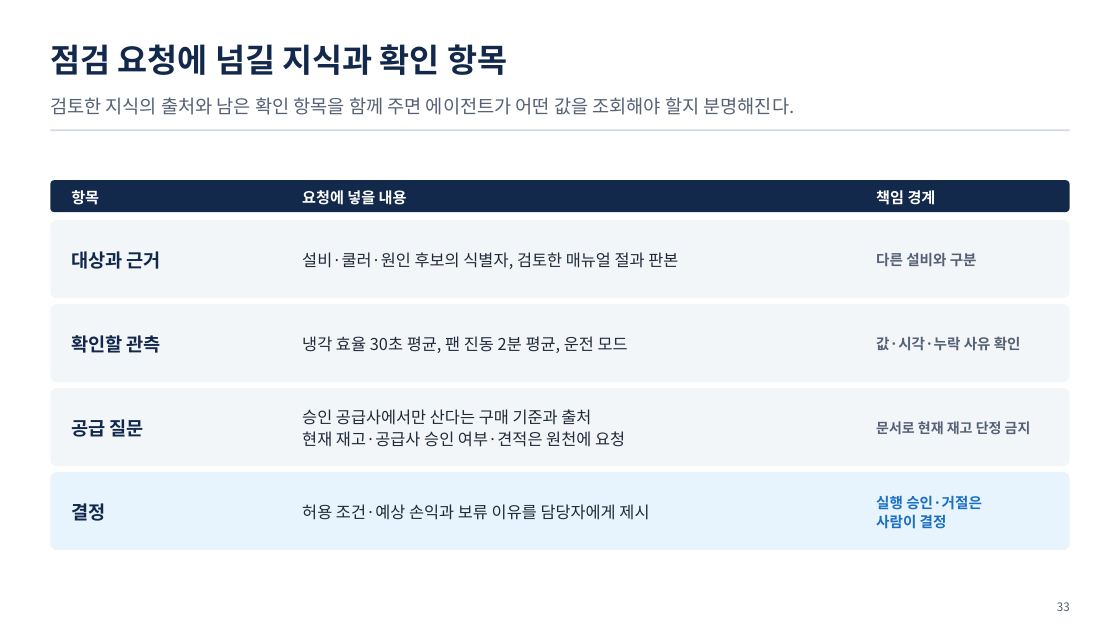
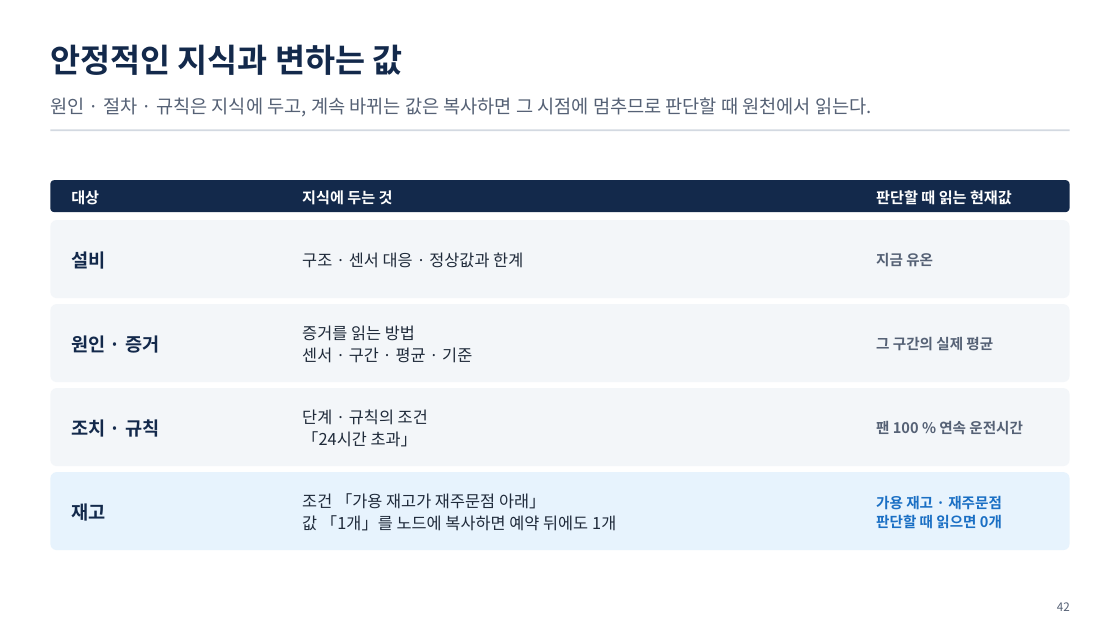
Before and after one commit to uengine-oss/hyd-iot-edu, a slide deck: slide 42 of workspace/강의제작/산출물/실전반/이론_오프라인/03회차/실전반_오프라인_03회차.pptx (slide 33 before the commit). Drawn at 1120x630 pixels with LibreOffice and Linux fonts; fonts in the diff are those of the drawing. Boxes give left, top, right and bottom in pixels: in the first picture for what was removed or moved away, otherwise in the second. Text is boxed around its words. In the diff, an @@ line names an element or a change of style, - is before the commit and + after.

```diff
--- a/workspace/강의제작/산출물/실전반/이론_오프라인/03회차/실전반_오프라인_03회차.pptx
+++ b/workspace/강의제작/산출물/실전반/이론_오프라인/03회차/실전반_오프라인_03회차.pptx
@@ text at bbox=[50, 44, 403, 75]: text changed @@
-점검 요청에 넘길 지식과 확인 항목
+안정적인 지식과 변하는 값
@@ text at bbox=[50, 97, 872, 117]: text changed @@
-검토한 지식의 출처와 남은 확인 항목을 함께 주면 에이전트가 어떤 값을 조회해야 할지 분명해진다.
+원인 · 절차 · 규칙은 지식에 두고, 계속 바뀌는 값은 복사하면 그 시점에 멈추므로 판단할 때 원천에서 읽는다.
@@ text at bbox=[71, 190, 99, 205]: text changed @@
-항목
+대상
@@ text at bbox=[302, 190, 393, 205]: text changed @@
-요청에 넣을 내용
+지식에 두는 것
@@ text at bbox=[876, 190, 1012, 205]: text changed @@
-책임 경계
+판단할 때 읽는 현재값
@@ text at bbox=[71, 251, 105, 269]: text changed @@
-대상과 근거
+설비
@@ text at bbox=[302, 252, 523, 268]: text changed @@
-설비·쿨러·원인 후보의 식별자, 검토한 매뉴얼 절과 판본
+구조 · 센서 대응 · 정상값과 한계
@@ text at bbox=[876, 253, 933, 267]: text changed @@
-다른 설비와 구분
+지금 유온
@@ text at bbox=[302, 325, 472, 363]: text changed @@
-냉각 효율 30초 평균, 팬 진동 2분 평균, 운전 모드
+증거를 읽는 방법
+센서 · 구간 · 평균 · 기준
@@ text at bbox=[71, 335, 159, 353]: text changed @@
-확인할 관측
+원인 · 증거
@@ text at bbox=[876, 337, 993, 351]: text changed @@
-값·시각·누락 사유 확인
+그 구간의 실제 평균
@@ text at bbox=[71, 419, 159, 437]: text changed @@
-공급 질문
+조치 · 규칙
@@ text at bbox=[302, 409, 428, 447]: text changed @@
-승인 공급사에서만 산다는 구매 기준과 출처
-현재 재고·공급사 승인 여부·견적은 원천에 요청
+단계 · 규칙의 조건
+「24시간 초과」
@@ text at bbox=[876, 421, 1023, 435]: text changed; size 12 to 12.5 pt @@
-문서로 현재 재고 단정 금지
+팬 100 % 연속 운전시간
@@ text at bbox=[71, 503, 105, 521]: text changed @@
-결정
+재고
@@ text at bbox=[302, 493, 616, 531]: text changed @@
-허용 조건·예상 손익과 보류 이유를 담당자에게 제시
+조건 「가용 재고가 재주문점 아래」
+값 「1개」를 노드에 복사하면 예약 뒤에도 1개
@@ text at bbox=[876, 495, 1002, 529]: text changed @@
-실행 승인·거절은
-사람이 결정
+가용 재고 · 재주문점
+판단할 때 읽으면 0개
@@ text at bbox=[1057, 602, 1070, 611]: text changed @@
-33
+42
```
Also in this commit, not shown: 13 other slides changed, 54 slides added, 25 slides removed, 11 other files.
